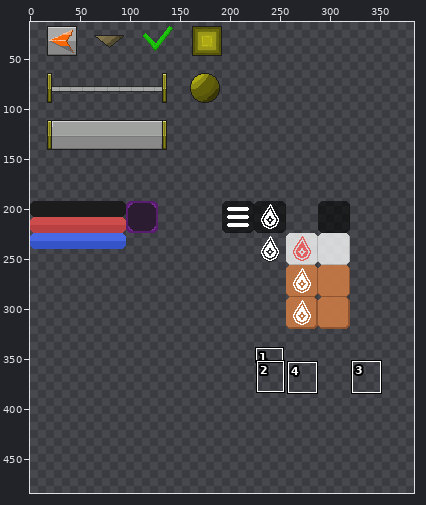
Two versions of one sprite sheet, Assets/2. Sprites/UI/UI.png. The picture above shows the old version from afar; the outline marks the close-up.
Close-up. Old version:
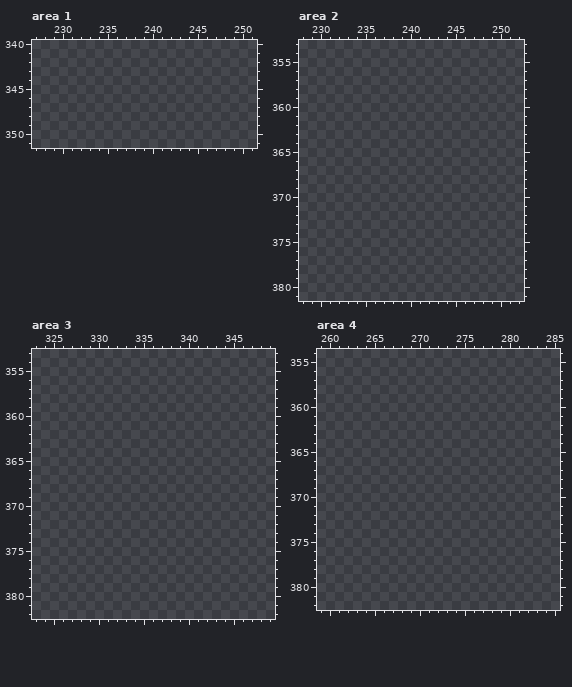
The file is 500x500 pixels. Colours within 5 levels of each other are drawn and written as one. Shown: area 1: x 227..251, y 340..351; area 2: x 228..252, y 353..381; area 3: x 323..349, y 353..382; area 4: x 259..285, y 354..382. The wide view leaves out empty margins. The commit also changed other parts of the picture, which this record leaves out.
After:
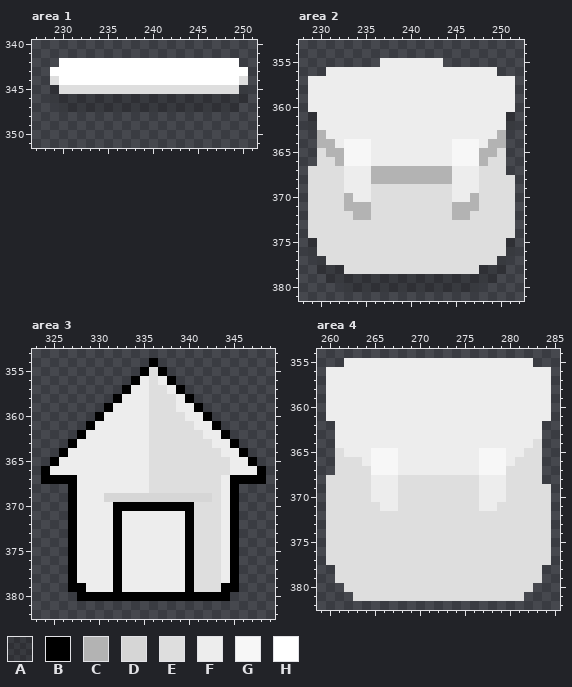
Palette (. is transparent): A #00000032  B #000000  C #b3b3b3  D #d6d6d6  E #dedede  F #ededed  G #f7f7f7  H #ffffff
Diff:
Changed rows in their new state; - is an unchanged pixel.
Area 1:
first column x 229:
342 -HHHHHHHHHHHHHHHHHHHH-
343 HHHHHHHHHHHHHHHHHHHHHH
344 EHHHHHHHHHHHHHHHHHHHHE
345 AEEEEEEEEEEEEEEEEEEEEA
346 AAAAAAAAAAAAAAAAAAAAAA
347 -AAAAAAAAAAAAAAAAAAAA-
Area 2:
first column x 229:
355 --------FFFFFFF--------
356 --FFFFFFFFFFFFFFFFFFF--
357 FFFFFFFFFFFFFFFFFFFFFFF
358 FFFFFFFFFFFFFFFFFFFFFFF
359 FFFFFFFFFFFFFFFFFFFFFFF
360 FFFFFFFFFFFFFFFFFFFFFFF
361 AFFFFFFFFFFFFFFFFFFFFFA
362 AFFFFFFFFFFFFFFFFFFFFFA
363 -CFFFFFFFFFFFFFFFFFFFC-
364 -CCFGGGFFFFFFFFFGGGFCC-
365 -ECCGGGFFFFFFFFFGGGCCE-
366 -EECGGGFFFFFFFFFGGGCEE-
367 EEEEFFFCCCCCCCCCFFFEEE-
368 EEEEFFFCCCCCCCCCFFFEEEE
369 EEEEFFFEEEEEEEEEFFFEEEE
370 EEEECFFEEEEEEEEEFFCEEEE
371 EEEECCCEEEEEEEEECCCEEEE
372 EEEEECCEEEEEEEEECCEEEEE
373 EEEEEEEEEEEEEEEEEEEEEEE
374 EEEEEEEEEEEEEEEEEEEEEEE
375 AEEEEEEEEEEEEEEEEEEEEEA
376 AEEEEEEEEEEEEEEEEEEEEEA
377 -AEEEEEEEEEEEEEEEEEEEA-
378 -AAAEEEEEEEEEEEEEEEAAA-
379 --AAAAAAAAAAAAAAAAAAA--
380 ----AAAAAAAAAAAAAAA----
Area 3:
first column x 324:
354 ------------B------------
355 -----------BEB-----------
356 ----------BFEFB----------
357 ---------BFFEEFB---------
358 --------BFFFEEEFB--------
359 -------BFFFFEEEFFB-------
360 ------BFFFFFEEEEFFB------
361 -----BFFFFFFEEEEEFFB-----
362 ----BFFFFFFFEEEEEEFFB----
363 ---BFFFFFFFFEEEEEEEFFB---
364 --BFFFFFFFFFEEEEEEEEFFB--
365 -BFFFFFFFFFFEEEEEEEEEFFB-
366 BFFFFFFFFFFFEEEEEEEEEFFFB
367 BBBBFFFFFFFFEEEEEEEEFBBBB
368 ---BFFFFFFFFEEEEEEEEFB---
369 ---BFFFDDDDDDDDDDDDEFB---
370 ---BFFFFBBBBBBBBBEEEFB---
371 ---BFFFFBFFFFFFFBEEEFB---
372 ---BFFFFBFFFFFFFBEEEFB---
373 ---BFFFFBFFFFFFFBEEEFB---
374 ---BFFFFBFFFFFFFBEEEFB---
375 ---BFFFFBFFFFFFFBEEEFB---
376 ---BFFFFBFFFFFFFBEEEFB---
377 ---BFFFFBFFFFFFFBEEEFB---
378 ---BFFFFBFFFFFFFBEEEFB---
379 ---BBFFFBFFFFFFFBEEEBB---
380 ----BBBBBBBBBBBBBBBBB----
Area 4:
first column x 260:
355 --FFFFFFFFFFFFFFFFFFFFF--
356 FFFFFFFFFFFFFFFFFFFFFFFFF
357 FFFFFFFFFFFFFFFFFFFFFFFFF
358 FFFFFFFFFFFFFFFFFFFFFFFFF
359 FFFFFFFFFFFFFFFFFFFFFFFFF
360 FFFFFFFFFFFFFFFFFFFFFFFFF
361 FFFFFFFFFFFFFFFFFFFFFFFFF
362 -FFFFFFFFFFFFFFFFFFFFFFF-
363 -FFFFFFFFFFFFFFFFFFFFFFF-
364 -FFFFFFFFFFFFFFFFFFFFFFE-
365 -EFFFGGGFFFFFFFFFGGGFFEE-
366 -EEEFGGGFFFFFFFFFGGGFEEE-
367 -EEEEGGGFFFFFFFFFGGGEEEE-
368 EEEEEFFFEEEEEEEEEFFFEEEE-
369 EEEEEFFFEEEEEEEEEFFFEEEEE
370 EEEEEFFFEEEEEEEEEFFFEEEEE
371 EEEEEEFFEEEEEEEEEFFEEEEEE
372 EEEEEEEEEEEEEEEEEEEEEEEEE
373 EEEEEEEEEEEEEEEEEEEEEEEEE
374 EEEEEEEEEEEEEEEEEEEEEEEEE
375 EEEEEEEEEEEEEEEEEEEEEEEEE
376 EEEEEEEEEEEEEEEEEEEEEEEEE
377 EEEEEEEEEEEEEEEEEEEEEEEEE
378 -EEEEEEEEEEEEEEEEEEEEEEE-
379 -EEEEEEEEEEEEEEEEEEEEEEE-
380 --EEEEEEEEEEEEEEEEEEEEE--
381 ---EEEEEEEEEEEEEEEEEEE---
Boxes around the changes in both close-ups, in picture pixels (x1, y1, x2, y2):
added: (50, 58, 248, 112)
added: (308, 58, 515, 292)
added: (41, 358, 266, 601)
added: (326, 358, 551, 601)
